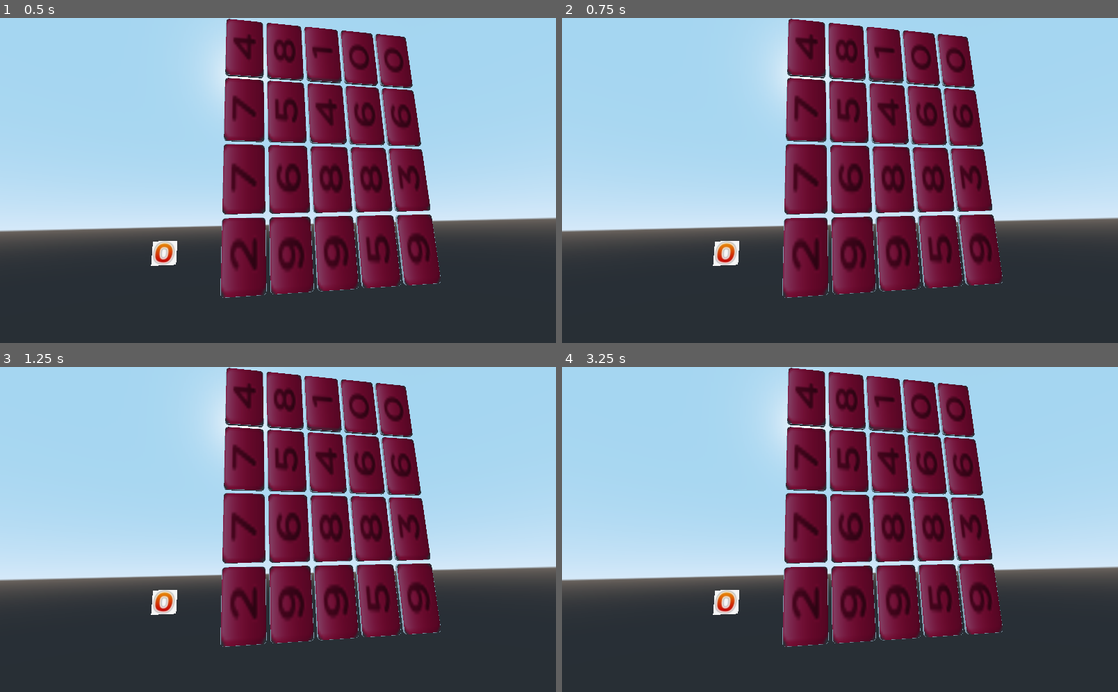
Above: before the commit, frames 1-4 (two rows, left to right).
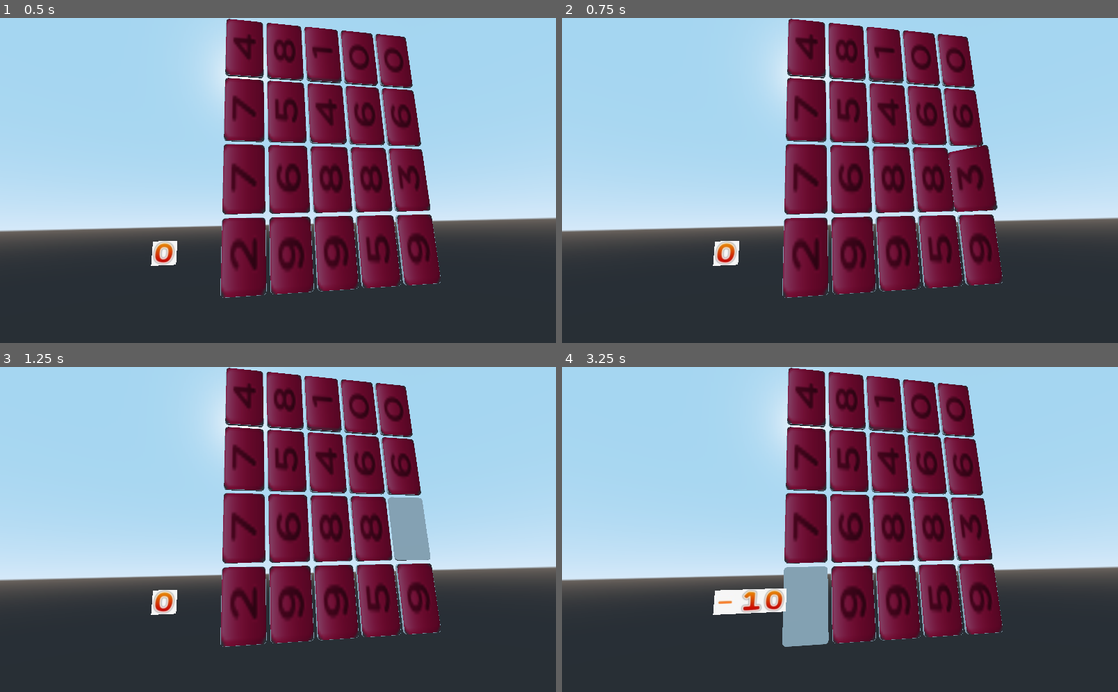
Above: after the commit, the same moments.

Repository: Seb-C89/godot-domino
Game: Godot game, scene res://scn/game.tscn
Two runs of this game, one before a commit and one after it. Both use one fixed random seed, a clock stepped at 60 frames per second and the inputs below.
Inputs (mouse positions are in pixels of both pictures, inside the frame that each line leads up to):
- Up to frame 1 (0.5 s): no input
- Up to frame 2 (0.75 s): tap Enter at 0.5 s; move the mouse to (962, 164) at 0.52 s; click (962, 164) at 0.67 s
- Up to frame 3 (1.25 s): no input
- Up to frame 4 (3.25 s): tap Space at 1.25, 2.75 s; move the mouse to (728, 545) at 1.27 s; click (728, 545) at 1.42 s; tap Enter at 2 s; move the mouse to (895, 458) at 2.02 s; click (895, 458) at 2.17 s; move the mouse to (812, 594) at 2.77 s; click (812, 594) at 2.92 s

Frame 1 is identical in both runs. In frame 2, 0.5% of the frame differs, in the area x 69-79%, y 39-60%; in frame 3, 1.2%; in frame 4, 2.7%, in the area x 27-48%, y 61-87%.

Commit message:
double click to one click

Diff:
--- a/scn/board.gd
+++ b/scn/board.gd
@@ -77,11 +77,12 @@
 
 #func on_Domino_input_event(camera, event, click_position, click_normal, shape_idx, rowID, colID):
 func on_Domino_input_event(camera, event, click_position, click_normal, shape_idx, domino):
-	if event is InputEventMouseButton:
-		if event.doubleclick:
-			get_domino_index_from_position(domino)
-			domino.flip()
-			_chain.add(domino)
+	if domino.__status == 1:
+		if event is InputEventMouseButton:
+			if event.button_index == BUTTON_LEFT and event.is_pressed() == true:
+				get_domino_index_from_position(domino)
+				domino.flip()
+				_chain.add(domino)
 
 
 func on_chain_lost(chain):
